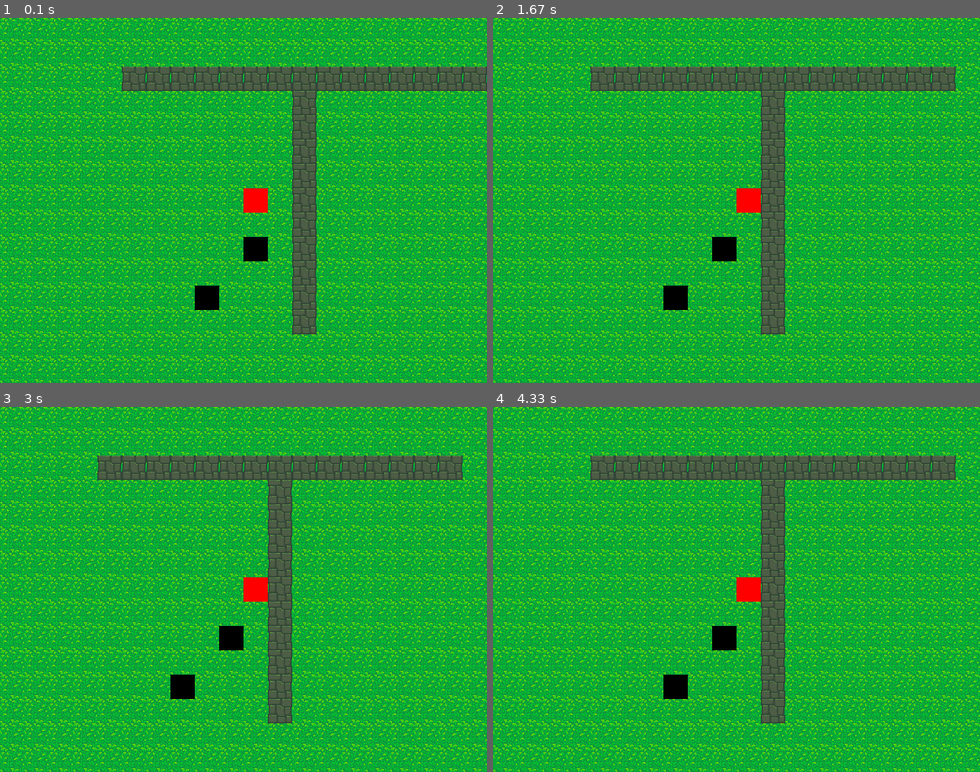
Above: before the commit, frames 1-4 (two rows, left to right).
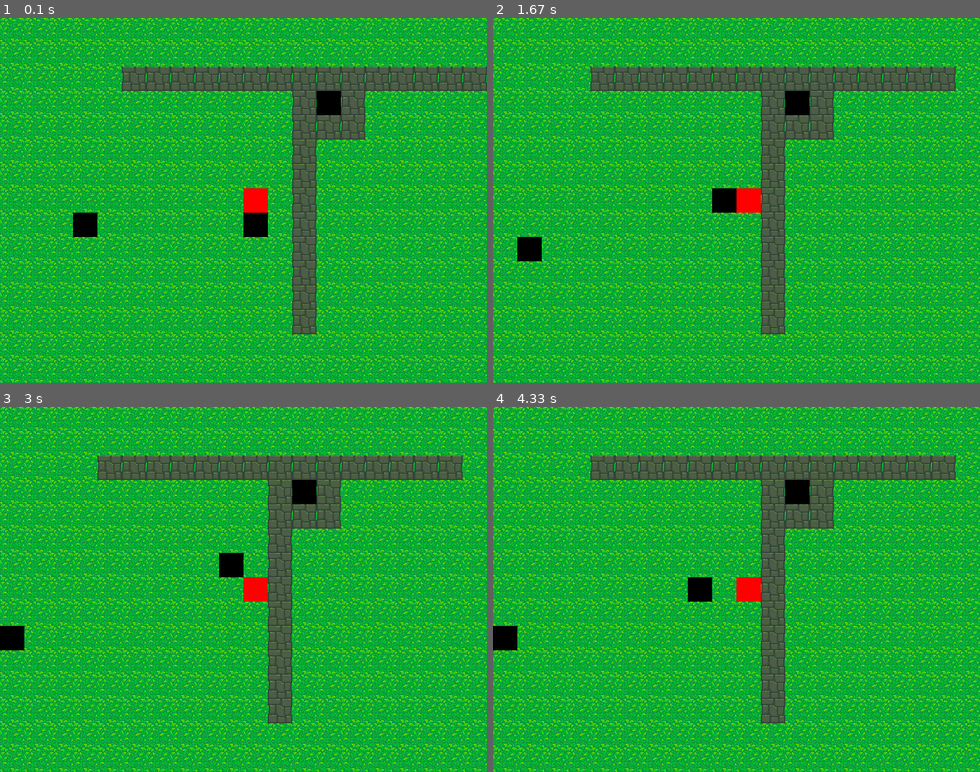
Above: after the commit, the same moments.

Repository: vieirafrancisco/game-dev
Game: pygame game, started from pygame/pokemon/run.py
Same seed, same stepped clock (60 frames per second), same inputs: the game is played once before the commit and once after it.
Inputs:
- Up to frame 1 (0.1 s): no input
- Up to frame 2 (1.67 s): hold Right 0.33-0.8 s; hold Right 0.83-1.13 s; hold Right 1.17-1.63 s
- Up to frame 3 (3 s): hold Left 1.67-2.2 s; hold Right 2.23-2.53 s; hold Right 2.57-2.97 s
- Up to frame 4 (4.33 s): hold Right 3-3.37 s; hold Right 3.4-4.03 s; hold Right from 4.07 s (still down)

The runs differ from the first frame. In frame 1, 2.6% of the frame differs, in the area x 15-75%, y 20-80%; in frame 2, 2.6%; in frame 3, 2.6%; in frame 4, 2.6%.

Commit message:
add first final version of random walk enemy movement

Diff:
--- a/pygame/pokemon/game/entities/enemy.py
+++ b/pygame/pokemon/game/entities/enemy.py
@@ -4,19 +4,52 @@
 from pygame.locals import *
 
 from game.entities.entity import Entity
+from game.entities.player import Player
+from game.utils.functions import euclidian_distance
 from settings import *
 
 class Enemy(Entity):
     def __init__(self, posx, posy, rage, walk_range=5, solid=True):
         Entity.__init__(self, posx, posy, solid)
+        self.respawn_posx = posx
+        self.respawn_posy = posy
         self.rage = rage
         self.walk_range = walk_range
         self.rect = pygame.Rect(posx * TILE_SIZE, posy * TILE_SIZE, TILE_SIZE, TILE_SIZE)
+        self.counter = 0
+        self.velocity = 50
 
     def show(self, surface):
-        pygame.draw.rect(surface, (0,0,255), self.rect)
+        pass
 
     def move(self, tmap):
-        x = self.posx
-        y = self.posy
-        tmap.surface.blit(self.surface, ((x * TILE_SIZE) - tmap.dx, (y * TILE_SIZE) - tmap.dy))
+        if self.counter % self.velocity == 0:
+            self.counter = 1
+            r = random.choice([UP, RIGHT, DOWN, LEFT])
+            x = self.posx
+            y = self.posy
+            if r == UP:
+                y -= 1
+            elif r == RIGHT:
+                x += 1
+            elif r == DOWN:
+                y += 1
+            elif r == LEFT:
+                x -= 1
+            is_solid_tile = tmap.get_tile(x, y).solid
+            entity = tmap.get_entity(x, y)
+            if entity:
+                is_solid_entity = entity.solid
+            else:
+                is_solid_entity = False
+            distance = euclidian_distance(x, y, self.respawn_posx, self.respawn_posy)
+            if not isinstance(entity, Player) and not is_solid_tile and not is_solid_entity and distance <= self.walk_range:
+                old_pos = (self.posx, self.posy)
+                self.posx = x
+                self.posy = y
+                tmap.set_entity_position(self, old_pos)
+        tmap.surface.blit(self.surface, ((self.posx * TILE_SIZE) - tmap.dx, (self.posy * TILE_SIZE) - tmap.dy))
+        self.counter += 1
+
+    def get_respawn_pos(self):
+        return (self.respawn_posx, self.respawn_posy)
--- a/pygame/pokemon/game/entities/player.py
+++ b/pygame/pokemon/game/entities/player.py
@@ -46,6 +46,7 @@
             m.dx += self.speed
 
         if m.dx % TILE_SIZE == 0 and m.dy % TILE_SIZE == 0:
+            old_pos = (self.posx, self.posy)
             if is_up:
                 self.posy -= 1
             if is_down:
@@ -54,16 +55,17 @@
                 self.posx -= 1
             if is_right:
                 self.posx += 1
+            m.set_entity_position(self, old_pos)
             self.dir = {"RIGHT": 0, "LEFT": 0, "UP": 0, "DOWN": 0}
             self.ismov = False
 
     def iscollide(self, tmap, x, y):
-        tile_is_solid = tmap.get_tile(x, y).solid
+        is_solid_tile = tmap.get_tile(x, y).solid
         if tmap.get_entity(x, y):
-            entity_is_solid = tmap.get_entity(x, y).solid
+            is_solid_entity = tmap.get_entity(x, y).solid
         else:
-            entity_is_solid = False
-        if tile_is_solid or entity_is_solid:
+            is_solid_entity = False
+        if is_solid_tile or is_solid_entity:
             return True
         else:
             return False
--- a/pygame/pokemon/game/game.py
+++ b/pygame/pokemon/game/game.py
@@ -18,12 +18,15 @@
         self.running = True
         self._disp_window = pygame.display.set_mode(self.size)
         pygame.display.set_caption("Pokémon")
-        self.map = PixeledMap(os.path.join("game","resources", "img", "maps", "map04.png"))
+        self.map = PixeledMap(os.path.join("game","resources", "img", "maps", "map05.png"))
         self.player = Player(T_WIDTH//2, T_HEIGHT//2)
-        self.enemy = Enemy(10, 9, False)
-        self.enemy2 = Enemy(8, 11, False)
+        self.enemy = Enemy(10, 9, False, walk_range=3)
+        self.enemy2 = Enemy(2, 8, False, walk_range=3)
+        self.enemy3 = Enemy(13, 3, False, walk_range=3)
+        self.map.add_entity(self.player)
         self.map.add_entity(self.enemy)
         self.map.add_entity(self.enemy2)
+        self.map.add_entity(self.enemy3)
 
     def on_cleanup(self):
         pygame.quit()
--- a/pygame/pokemon/game/map/map.py
+++ b/pygame/pokemon/game/map/map.py
@@ -5,6 +5,7 @@
 
 from settings import *
 from game.map.spritesheet import SpriteSheet
+from game.entities.player import Player
 from game.map.utils.functions import euclidian_distance
 
 class Map:
@@ -102,7 +103,7 @@
         for j in range(y0, y1 + 1):
             for i in range(x0, x1 + 1):
                 entity = self.get_entity(i, j)
-                if entity:
+                if entity and not isinstance(entity, Player):
                     entity.move(self)
         master.blit(self.surface, (0,0))
 
@@ -124,3 +125,14 @@
             return self.entities[(x, y)]
         else:
             return None
+
+    def set_entity_position(self, entity, old_pos):
+        x, y = old_pos
+        if (x, y) in self.entities.keys():
+            self.entities.pop((x, y))
+            if entity not in list(self.entities.values()):
+                self.add_entity(entity)
+            else:
+                raise Exception("Entity already exist in the entities dictionary!")
+        else:
+            raise Exception("Entity position doesn't exist!")
--- /dev/null
+++ b/pygame/pokemon/game/utils/functions.py
@@ -0,0 +1,14 @@
+import math
+
+def euclidian_distance(x0, y0, x1, y1):
+    x = (x0-x1) ** 2
+    y = (y0-y1) ** 2
+    return math.floor(math.sqrt(x + y))
+
+def walk_distance(curr_pos, rsp_pos, wr):
+    x, y = curr_pos
+    rx, ry = rsp_pos
+    if x >= (rx - wr) and x <= (rx + wr) and y >= (ry - wr) and y <= (ry + wr):
+        return True
+    else:
+        return False
--- a/pygame/pokemon/settings.py
+++ b/pygame/pokemon/settings.py
@@ -13,3 +13,9 @@
 
 # infinity
 INF = float('inf')
+
+# constants
+UP = 0
+RIGHT = 1
+DOWN = 2
+LEFT = 3
Not shown, changed: pygame/pokemon/README.md
Binary file added: pygame/pokemon/game/resources/img/maps/map05.png
